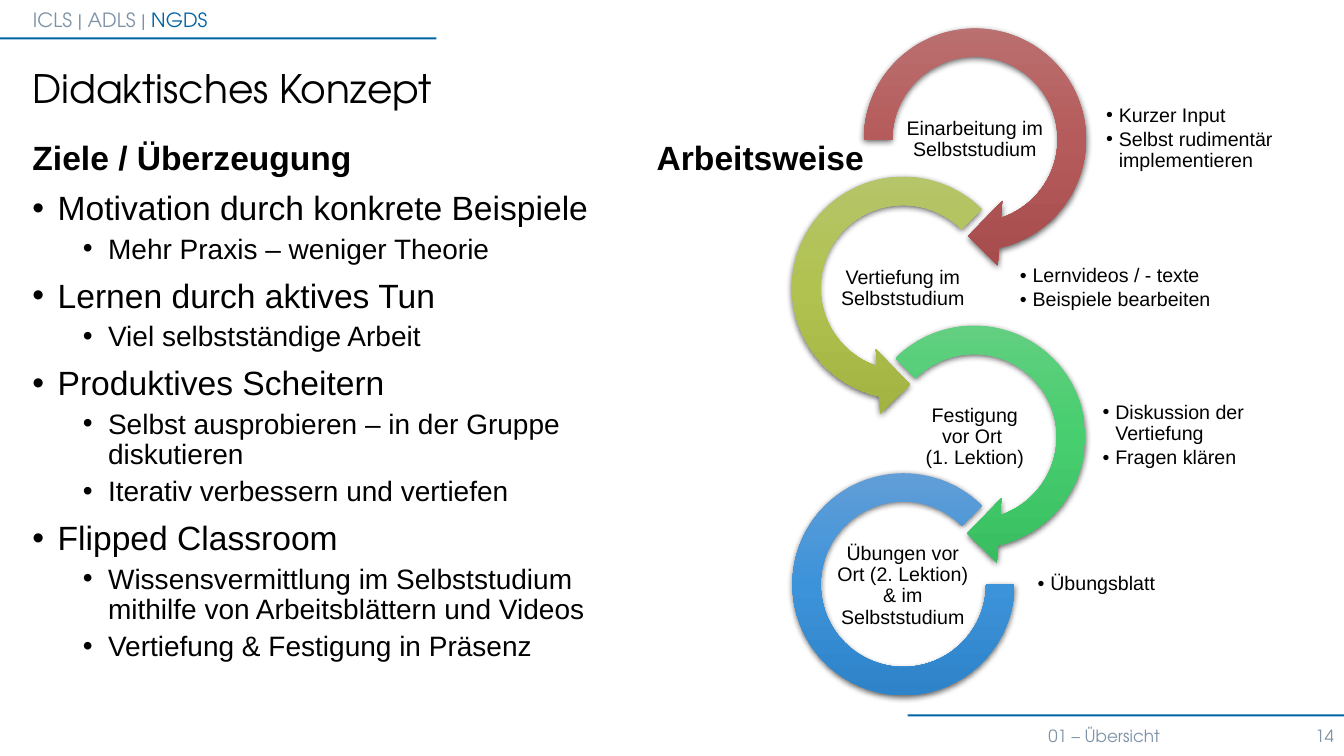
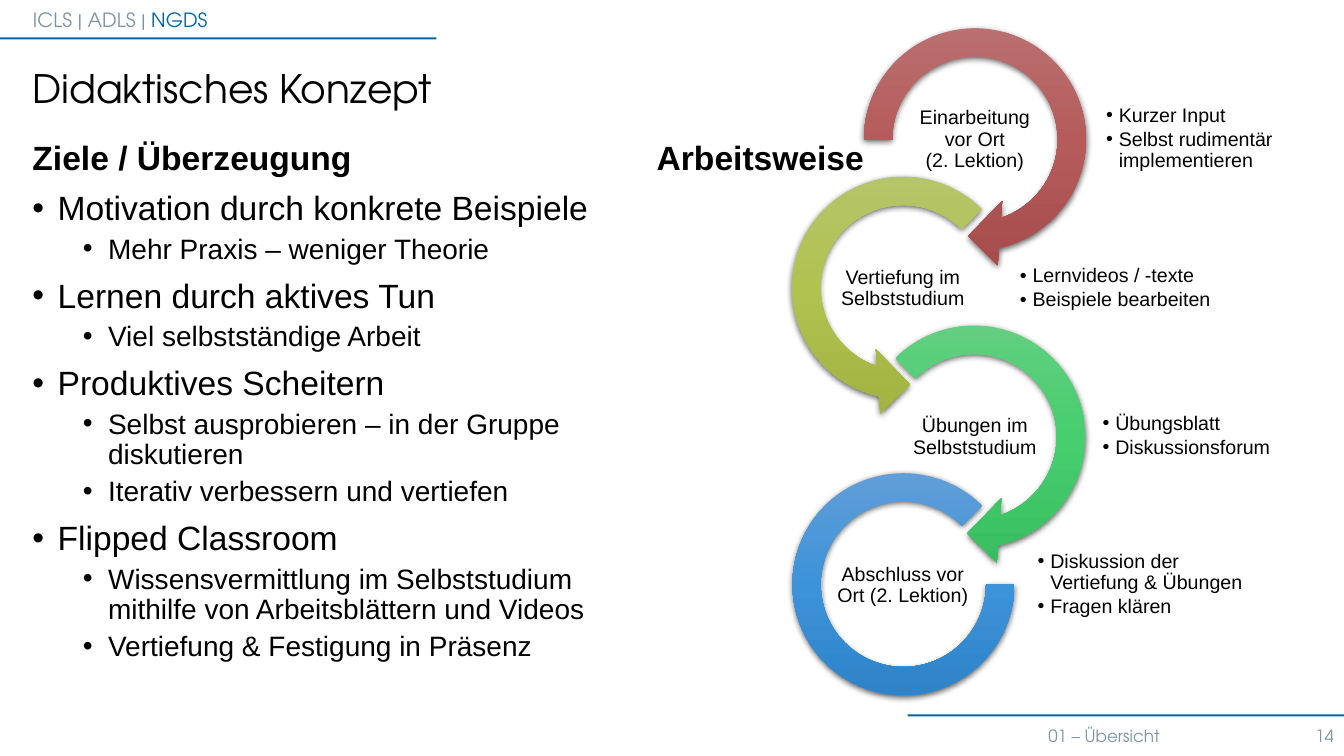
Before and after one commit to hols-zhaw/zhaw-adls-numerische-grundlagen, a slide deck: slide 14 of 00_Uebersicht/Uebersicht.pptx. Drawn at 1344x756 pixels with LibreOffice and Linux fonts; fonts in the diff are those of the drawing; background and template pictures are left out. Boxes give left, top, right and bottom in pixels: in the first picture for what was removed or moved away, otherwise in the second. Text is boxed around its words. In the diff, an @@ line names an element or a change of style, - is before the commit and + after.

```diff
--- a/00_Uebersicht/Uebersicht.pptx
+++ b/00_Uebersicht/Uebersicht.pptx
@@ text at bbox=[920, 109, 1030, 171]: text changed @@
-Einarbeitung im Selbststudium
+Einarbeitung vor Ort
+(2. Lektion)
@@ text at bbox=[1033, 267, 1194, 283]: spaces changed @@
-  • Lernvideos / - texte
+  • Lernvideos / -texte
@@ text "Übungsblatt": place and size @@
-text "Übungsblatt" at bbox=[1050, 575, 1155, 594]
+text "Übungsblatt" at bbox=[1115, 414, 1270, 455]
@@ text at bbox=[913, 417, 1036, 455]: text changed @@
-Festigung
-vor Ort
-(1. Lektion)
+Übungen im Selbststudium
@@ text at bbox=[1115, 439, 1270, 455]: paragraph added @@
+  • Diskussionsforum
@@ text "Diskussion der Vertiefung & Übungen": place and size @@
-text "Diskussion der Vertiefung & Übungen" at bbox=[1115, 404, 1244, 468]
+text "Diskussion der Vertiefung & Übungen" at bbox=[1050, 553, 1243, 617]
@@ text at bbox=[837, 566, 968, 606]: text changed @@
-Übungen vor Ort (2. Lektion) & im Selbststudium
+Abschluss vor Ort (2. Lektion)
@@ text at bbox=[1050, 553, 1243, 593]: text changed @@
-  • Diskussion der Vertiefung
+  • Diskussion der Vertiefung & Übungen
```
Also in this commit, not shown: 4 other slides changed, 5 other files.
